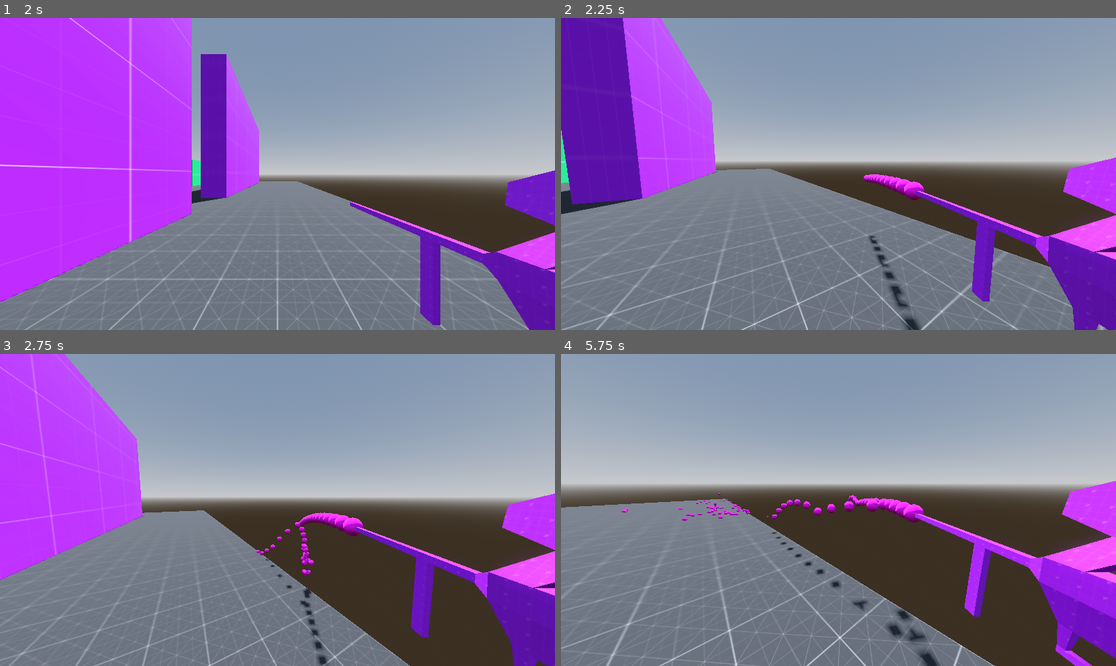
Above: before the commit, frames 1-4 (two rows, left to right).
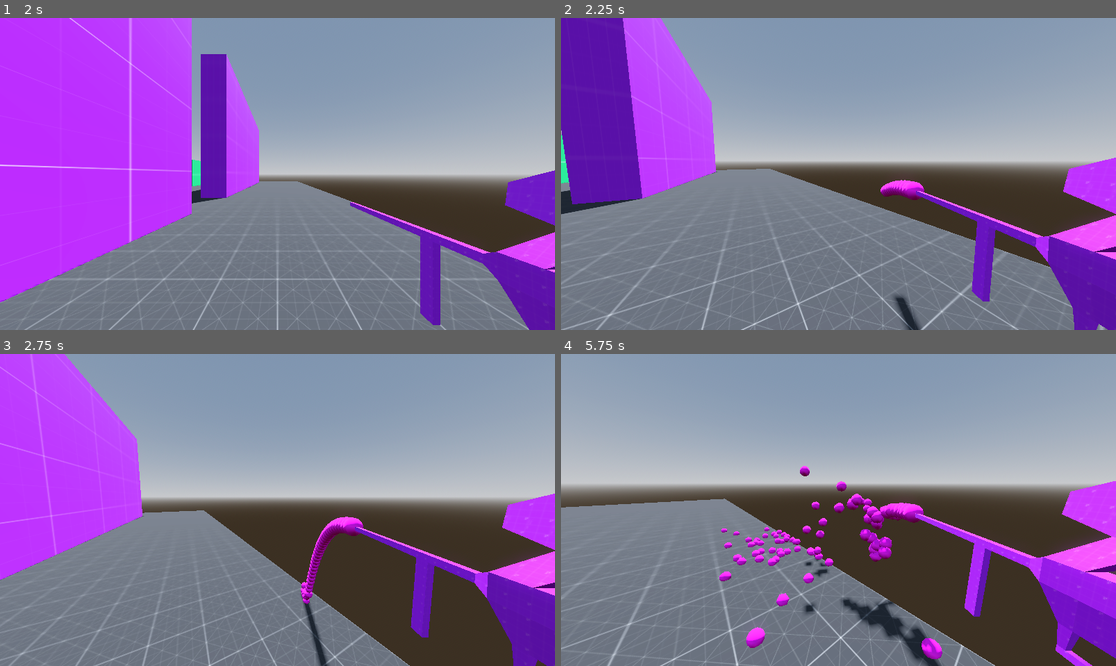
Above: after the commit, the same moments.

Repository: Monkeytonk115/godot-paintball
Game: Godot game, scene res://scenes/main.tscn
Two runs of this game, one before a commit and one after it. Both use one fixed random seed, a clock stepped at 60 frames per second and the inputs below.
Inputs (mouse positions are in pixels of both pictures, inside the frame that each line leads up to):
- Up to frame 1 (2 s): click (277, 186) at 0.52 s; type "12" at 0.6 s; click "host multiplayer" at 1.25 s
- Up to frame 2 (2.25 s): move the mouse to (866, 174) at 2.02 s; press the mouse at (866, 174) at 2.03 s; hold W (forward) from 2.03 s (still down)
- Up to frame 3 (2.75 s): keep holding W (forward); tap Space (jump) at 2.27 s
- Up to frame 4 (5.75 s): keep holding W (forward); move the mouse to (810, 510) at 2.77 s; release the mouse at (810, 510) at 2.78 s; click (810, 510) at 2.85 s; tap Space (jump) at 3.02, 4.52, 5.27 s; move the mouse to (849, 503) at 3.52 s; press the mouse at (849, 503) at 3.53 s; move the mouse to (832, 516) at 4.27 s; release the mouse at (832, 516) at 4.28 s; click (832, 516) at 4.35 s; move the mouse to (877, 513) at 5.02 s; press the mouse at (877, 513) at 5.03 s

Frame 1 is identical in both runs. In frame 2, 0.7% of the frame differs, in the area x 54-64%, y 50-100%; in frame 3, 1.1%; in frame 4, 4.4%, in the area x 7-95%, y 35-100%.

Commit message:
try to fix paintgun not appearing in mp

Diff:
--- a/scenes/main.gd
+++ b/scenes/main.gd
@@ -4,6 +4,7 @@
 const arena2 = preload("res://scenes/arena_2.tscn")
 const player = preload("res://scenes/player.tscn")
 const gun = preload("res://scenes/weapons/paintgun.tscn")
+const bullet = preload("res://scenes/weapons/paintball.tscn")
 
 var new_arena
 
@@ -37,11 +38,22 @@
 	print("add player ", peer_id)
 	var new_player = player.instantiate()
 	new_player.set_name(str(peer_id))
-	new_player.equip(gun)
+
+	var new_gun = gun.instantiate()
+	new_gun.shoot_bullet.connect(shoot_bullet)
+	new_player.equip(new_gun)
 	var spawnPoint = new_arena.find_child("purpleSpawn").get_children().pick_random()
+	add_child(new_player)
 	new_player.global_transform = spawnPoint.global_transform
-	add_child(new_player)
 
 
 func remove_player(peer_id):
 	pass
+
+
+#@rpc
+func shoot_bullet(origin : Transform3D, velocity : Vector3):
+	var new_bullet = bullet.instantiate()
+	new_bullet.global_transform = origin
+	new_bullet.linear_velocity = velocity
+	$bullets.add_child(new_bullet, true)
--- a/scenes/player.gd
+++ b/scenes/player.gd
@@ -65,7 +65,8 @@
 			equipped_weapon.PrimaryFire()
 
 
-func equip(wep : PackedScene):
-	equipped_weapon = wep.instantiate()
+#@rpc("any_peer", "call_local")
+func equip(wep : Node):
+	equipped_weapon = wep
 	$humanoid/hand_right.add_child(equipped_weapon)
 	equipped_weapon.transform = equipped_weapon.find_child("attachment_0").transform.inverse()
--- a/scenes/weapons/paintgun.gd
+++ b/scenes/weapons/paintgun.gd
@@ -1,6 +1,6 @@
 extends Node3D
 
-const bullet = preload("res://scenes/weapons/paintball.tscn")
+signal shoot_bullet(origin : Transform3D, velocity : Vector3)
 
 # Fire rate of 15 rounds per second
 const fire_delay = 1.0 / 15.0
@@ -26,8 +26,5 @@
 
 	# shoot effects
 	# shoot bullet
-	var new_bullet = bullet.instantiate()
-	new_bullet.global_transform = $attachment_muzzle.global_transform
-	new_bullet.linear_velocity = -$attachment_muzzle.global_transform.basis.z * 20
-	get_node("/root/Main/bullets").add_child(new_bullet, true)
+	shoot_bullet.emit($attachment_muzzle.global_transform, -$attachment_muzzle.global_transform.basis.z * 10)
 	_next_fire_time = Time.get_ticks_msec() + (fire_delay * 1000)
